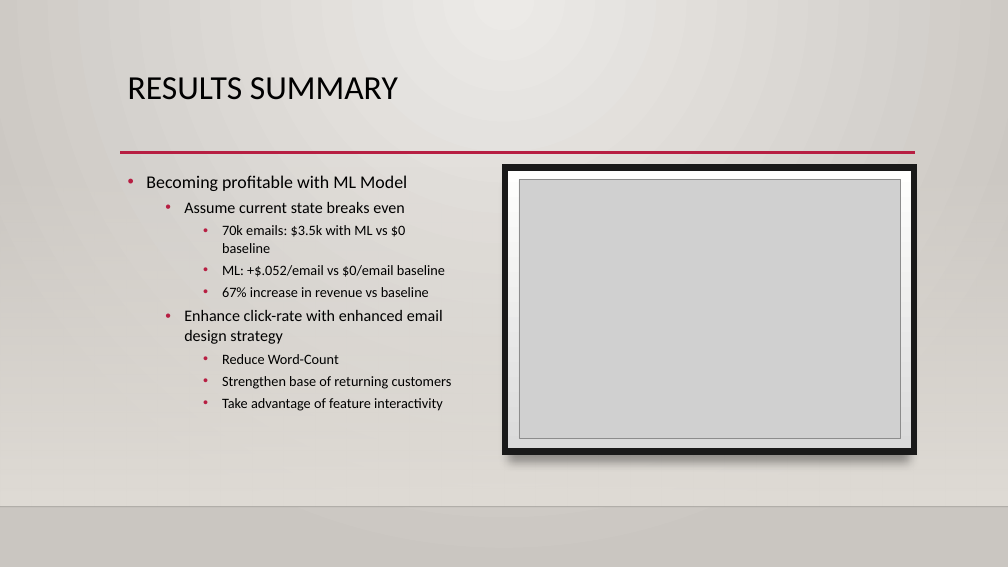
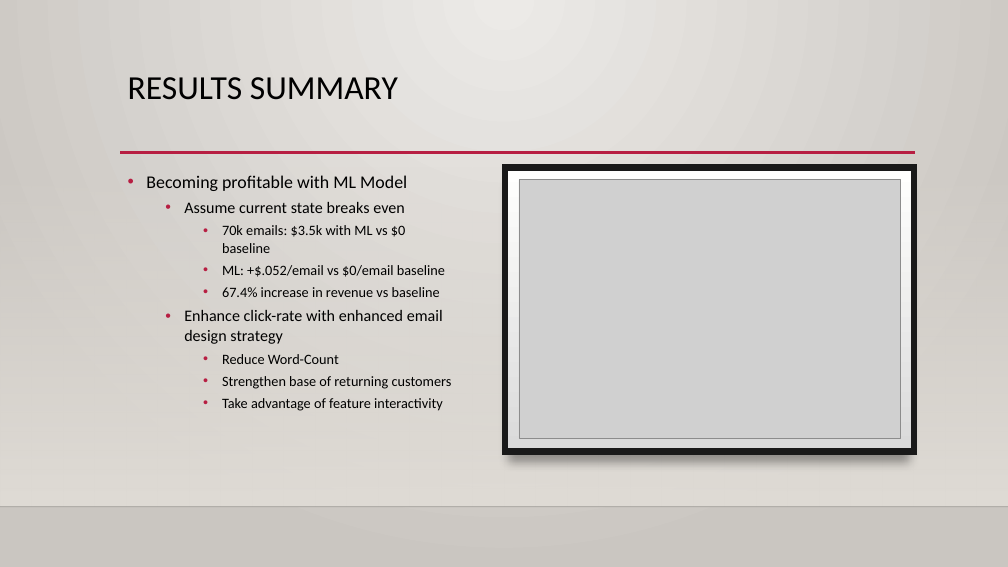
Before and after one commit to bgilliland/credible_takehome, a slide deck: slide 4 of docs/gilliland_credible_takehome.pptx. Drawn at 1008x567 pixels with LibreOffice and Linux fonts; fonts in the diff are those of the drawing; grey boxes stand for pictures; background and template pictures are left out. Boxes give left, top, right and bottom in pixels: in the first picture for what was removed or moved away, otherwise in the second. Text is boxed around its words. In the diff, an @@ line names an element or a change of style, - is before the commit and + after.

```diff
--- a/docs/gilliland_credible_takehome.pptx
+++ b/docs/gilliland_credible_takehome.pptx
@@ text at bbox=[222, 287, 440, 297]: text changed @@
-    • 67% increase in revenue vs baseline
+    • 67.4% increase in revenue vs baseline
```
Also in this commit, not shown: 21 other slides changed, 2 slides added, 2 slides removed, 4 other files.
